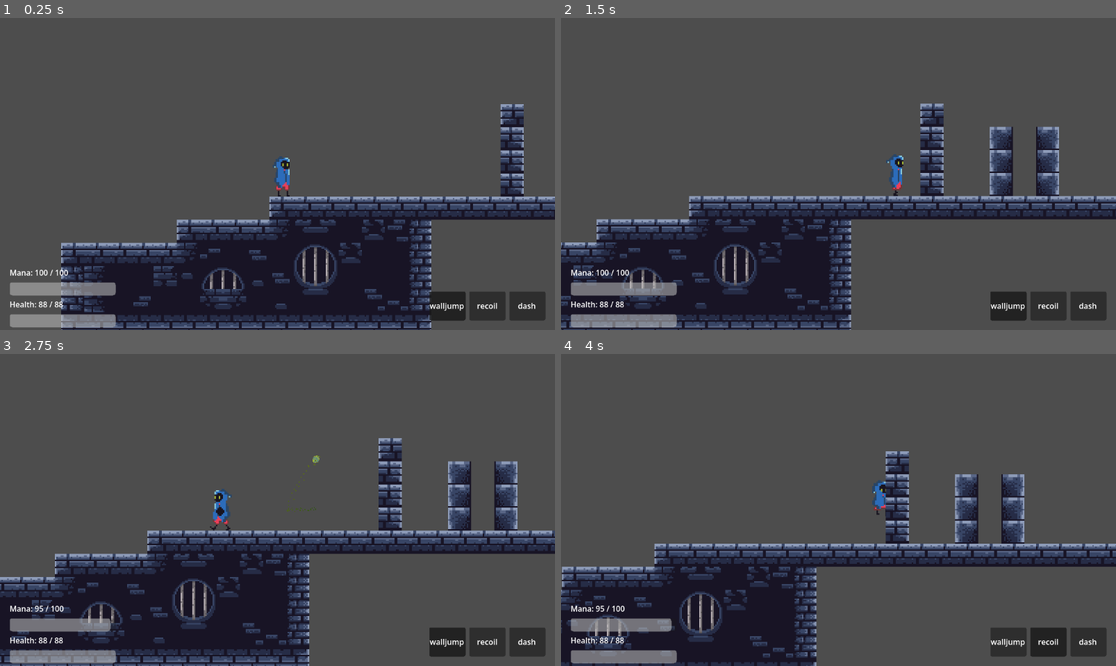
Above: before the commit, frames 1-4 (two rows, left to right).
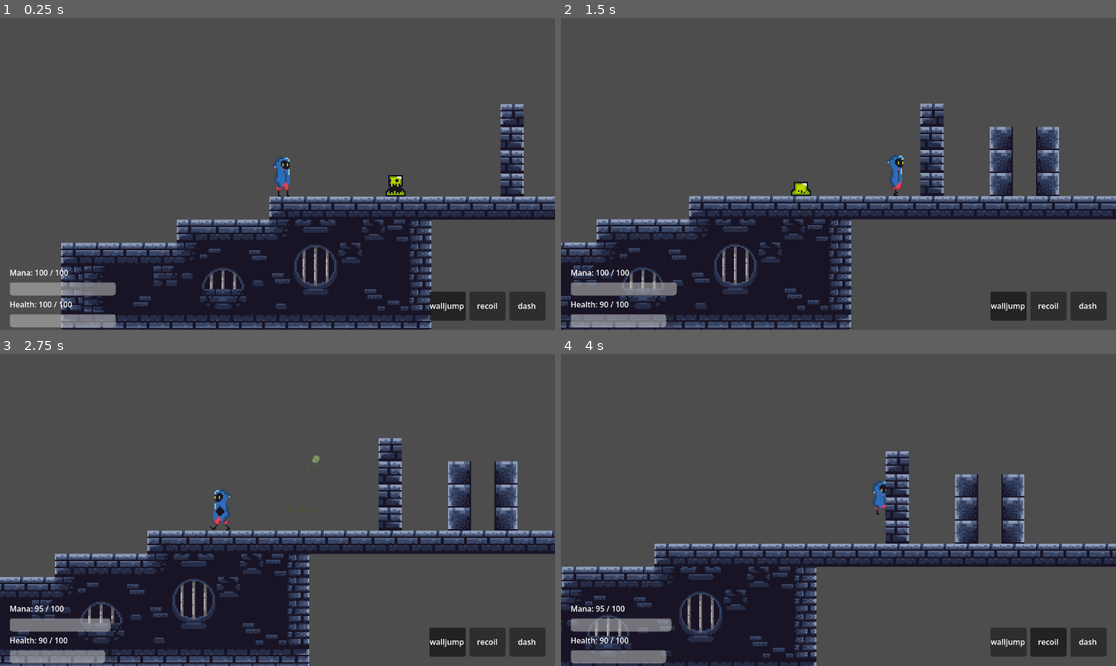
Above: after the commit, the same moments.

Repository: TathyaBarot2808/Godot_Game
Game: Godot game, scene res://scenes/game_sc.tscn
Two runs of this game, one before a commit and one after it. Both use one fixed random seed, a clock stepped at 60 frames per second and the inputs below.
Inputs (mouse positions are in pixels of both pictures, inside the frame that each line leads up to):
- Up to frame 1 (0.25 s): no input
- Up to frame 2 (1.5 s): move the mouse to (960, 158) at 0.52 s; hold D (move_right) from 0.53 s (still down); tap Shift (dash) at 0.6 s; tap Space (jump) at 0.77 s; move the mouse to (727, 189) at 1.27 s; right-click (727, 189) at 1.35 s
- Up to frame 3 (2.75 s): tap Space (jump) at 1.52 s; move the mouse to (333, 441) at 2.02 s; release D (move_right) at 2.03 s; hold A (move_left) from 2.03 s (still down); click (333, 441) at 2.1 s
- Up to frame 4 (4 s): move the mouse to (810, 572) at 2.77 s; release A (move_left) at 2.78 s; hold D (move_right) from 2.78 s (still down); tap 1 (slot_1) at 2.85 s; tap Space (jump) at 3.02, 3.77 s; move the mouse to (1005, 556) at 3.52 s; tap 2 (slot_2) at 3.6 s

The runs differ from the first frame. In frame 1, 0.3% of the frame differs, in the area x 7-74%, y 50-93%; in frame 2, 0.3%; in frame 3, 0.1%; in frame 4, 0.1%.

Commit message:
Added Enemmy, it now follows and also dies and damages you

Diff:
--- a/scenes/enemy_sc.tscn
+++ b/scenes/enemy_sc.tscn
@@ -2,6 +2,23 @@
 
 [ext_resource type="Texture2D" uid="uid://bdg3c8fyxoxxy" path="res://assets/Enemy/slime_green.png" id="1_4aj8l"]
 [ext_resource type="PackedScene" uid="uid://075khp826fvb" path="res://scenes/health_sc.tscn" id="2_o0x7t"]
+[ext_resource type="Script" uid="uid://bfit7c7p704nw" path="res://scripts/enemy.gd" id="3_enemy"]
+
+[sub_resource type="AtlasTexture" id="AtlasTexture_uylc1"]
+atlas = ExtResource("1_4aj8l")
+region = Rect2(48, 48, 24, 24)
+
+[sub_resource type="AtlasTexture" id="AtlasTexture_ftler"]
+atlas = ExtResource("1_4aj8l")
+region = Rect2(48, 0, 24, 24)
+
+[sub_resource type="AtlasTexture" id="AtlasTexture_r6gwm"]
+atlas = ExtResource("1_4aj8l")
+region = Rect2(24, 0, 24, 24)
+
+[sub_resource type="AtlasTexture" id="AtlasTexture_fg7kq"]
+atlas = ExtResource("1_4aj8l")
+region = Rect2(0, 0, 24, 24)
 
 [sub_resource type="AtlasTexture" id="AtlasTexture_wjxkw"]
 atlas = ExtResource("1_4aj8l")
@@ -23,6 +40,23 @@
 animations = [{
 "frames": [{
 "duration": 1.0,
+"texture": SubResource("AtlasTexture_uylc1")
+}, {
+"duration": 1.0,
+"texture": SubResource("AtlasTexture_ftler")
+}, {
+"duration": 1.0,
+"texture": SubResource("AtlasTexture_r6gwm")
+}, {
+"duration": 1.0,
+"texture": SubResource("AtlasTexture_fg7kq")
+}],
+"loop": false,
+"name": &"Die",
+"speed": 5.0
+}, {
+"frames": [{
+"duration": 1.0,
 "texture": SubResource("AtlasTexture_wjxkw")
 }, {
 "duration": 1.0,
@@ -42,21 +76,23 @@
 [sub_resource type="RectangleShape2D" id="RectangleShape2D_44pq4"]
 size = Vector2(15, 13)
 
-[node name="EnemySc" type="Node2D" unique_id=1547827226]
+[node name="EnemySc" type="CharacterBody2D" unique_id=659245497]
+scale = Vector2(4, 4)
+collision_layer = 2
+collision_mask = 7
+script = ExtResource("3_enemy")
 
 [node name="AnimatedSprite2D" type="AnimatedSprite2D" parent="." unique_id=1675961808]
 sprite_frames = SubResource("SpriteFrames_uylc1")
-animation = &"idle"
-frame_progress = 0.98617053
-
-[node name="StaticBody2D" type="StaticBody2D" parent="." unique_id=198228936]
-collision_layer = 4
-collision_mask = 0
-
-[node name="CollisionShape2D" type="CollisionShape2D" parent="StaticBody2D" unique_id=1877756592]
-position = Vector2(-0.5, 5.5)
-shape = SubResource("RectangleShape2D_44pq4")
+animation = &"Die"
+autoplay = "idle"
+frame = 3
+frame_progress = 1.0
 
 [node name="HealthComponent" parent="." unique_id=1365412678 instance=ExtResource("2_o0x7t")]
 max_health = 30.0
 auto_destroy_owner = true
+
+[node name="CollisionShape2D" type="CollisionShape2D" parent="." unique_id=1877756592]
+position = Vector2(-0.5, 5.5)
+shape = SubResource("RectangleShape2D_44pq4")
--- a/scenes/game_sc.tscn
+++ b/scenes/game_sc.tscn
@@ -4,6 +4,7 @@
 [ext_resource type="Texture2D" uid="uid://liy58p781tw7" path="res://assets/Dungeon Tile Set.png" id="2_iynk6"]
 [ext_resource type="PackedScene" uid="uid://c8wvjnp6dx5al" path="res://scenes/hud.tscn" id="3_hud"]
 [ext_resource type="Script" uid="uid://db0ibg2vxor83" path="res://scripts/game.gd" id="4_game"]
+[ext_resource type="PackedScene" uid="uid://dcvnx7nq3eiaw" path="res://scenes/enemy_sc.tscn" id="5_3l2eu"]
 
 [sub_resource type="TileSetAtlasSource" id="TileSetAtlasSource_cn2eb"]
 texture = ExtResource("2_iynk6")
@@ -232,3 +233,6 @@
 tile_set = SubResource("TileSet_sj5te")
 
 [node name="HUD" parent="." unique_id=496745851 instance=ExtResource("3_hud")]
+
+[node name="EnemySc" parent="." unique_id=1547827226 instance=ExtResource("5_3l2eu")]
+position = Vector2(364, 77)
--- a/scenes/player_sc.tscn
+++ b/scenes/player_sc.tscn
@@ -306,7 +306,7 @@
 }]
 
 [node name="Player" type="CharacterBody2D" unique_id=167515670]
-collision_layer = 2
+collision_layer = 10
 collision_mask = 5
 script = ExtResource("1_g2els")
 
@@ -332,7 +332,6 @@
 [node name="Mana" parent="." unique_id=236815105 instance=ExtResource("3_mana")]
 
 [node name="Health" parent="." unique_id=236815106 instance=ExtResource("16_health")]
-max_health = 88.675
 
 [node name="AbilitiesManager" type="Node" parent="." unique_id=999001]
 script = ExtResource("10_abilities")
--- /dev/null
+++ b/scripts/enemy.gd
@@ -0,0 +1,69 @@
+extends CharacterBody2D
+
+## How fast the enemy moves toward the player (pixels/second)
+@export var speed: float = 60.0
+## Enemy stops chasing beyond this distance
+@export var detection_range: float = 100000.0
+## Enemy stops moving when this close to the player
+@export var stop_distance: float = 8.0
+
+## Damage dealt to player on contact
+@export var damage: float = 10.0
+
+const GRAVITY: float = 980.0
+
+@onready var animated_sprite: AnimatedSprite2D = $AnimatedSprite2D
+
+var player: Node2D = null
+var _dying: bool = false
+
+func _ready() -> void:
+	var players := get_tree().get_nodes_in_group("player")
+	if players.size() > 0:
+		player = players[0] as Node2D
+
+func _physics_process(delta: float) -> void:
+	if player == null or _dying:
+		return
+
+	# Apply gravity
+	if not is_on_floor():
+		velocity.y += GRAVITY * delta
+
+	var to_player: Vector2 = player.global_position - global_position
+	var distance: float = to_player.length()
+
+	if distance > stop_distance and distance < detection_range:
+		var direction: Vector2 = to_player.normalized()
+		velocity.x = direction.x * speed
+		animated_sprite.flip_h = direction.x < 0
+	else:
+		velocity.x = 0.0
+
+	move_and_slide()
+	_check_player_collision()
+
+
+
+
+func die() -> void:
+	if _dying:
+		return
+	_dying = true
+	velocity = Vector2.ZERO
+	animated_sprite.play("Die")
+	animated_sprite.animation_finished.connect(queue_free)
+
+
+func _check_player_collision() -> void:
+	for i in get_slide_collision_count():
+		var collision := get_slide_collision(i)
+		var collider := collision.get_collider()
+		if collider == null or not (collider is PhysicsBody2D):
+			continue
+		if collider.is_in_group("player"):
+			var health :Node = collider.get_node_or_null("Health")
+			if health != null:
+				health.damage(damage)
+			die()
+			return
--- a/scripts/player_move.gd
+++ b/scripts/player_move.gd
@@ -85,6 +85,7 @@
 # Lifecycle
 # -----------------------------------------------------------------------------
 func _ready() -> void:
+	add_to_group("player")
 	if _dash_comp:
 		_dash_comp.dash_started.connect(_on_dash_started)
 		_dash_comp.dash_ended.connect(_on_dash_ended)
@@ -127,7 +128,7 @@
 	if started == true:
 		mana.spend(mana.shoot_cost)
 
-# -----------------------------------------------------------------------------
+# ------------------------d-----------------------------------------------------
 # Loadout Ability Handling
 # -----------------------------------------------------------------------------
 func _handle_slot_switch() -> void:
Not shown, added: scripts/enemy.gd.uid
